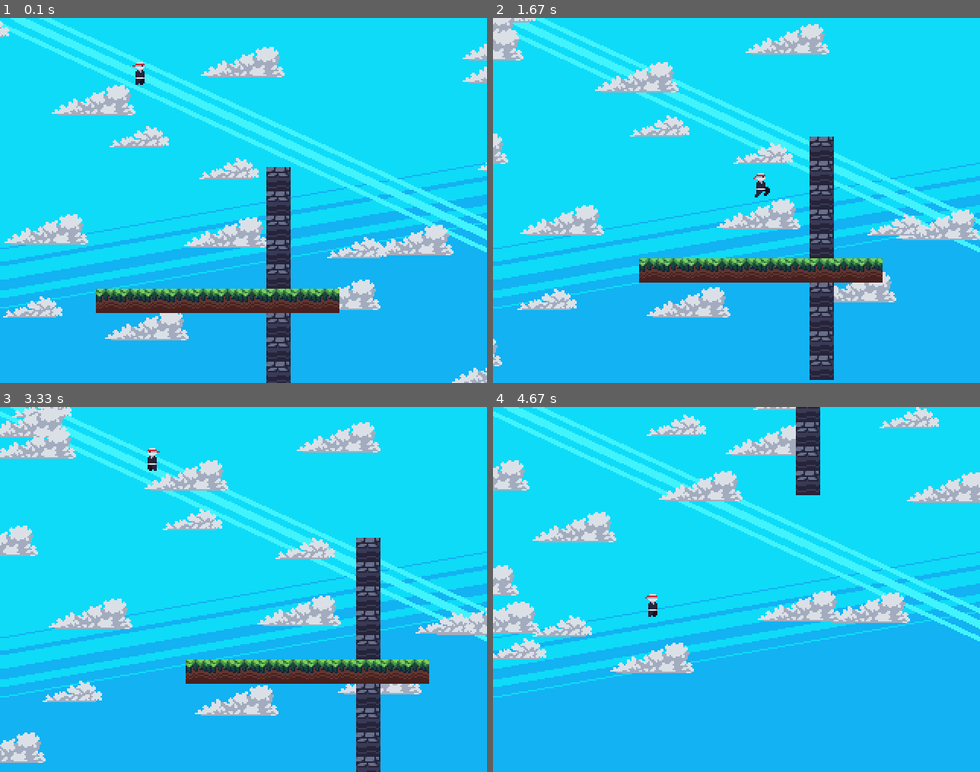
Above: before the commit, frames 1-4 (two rows, left to right).
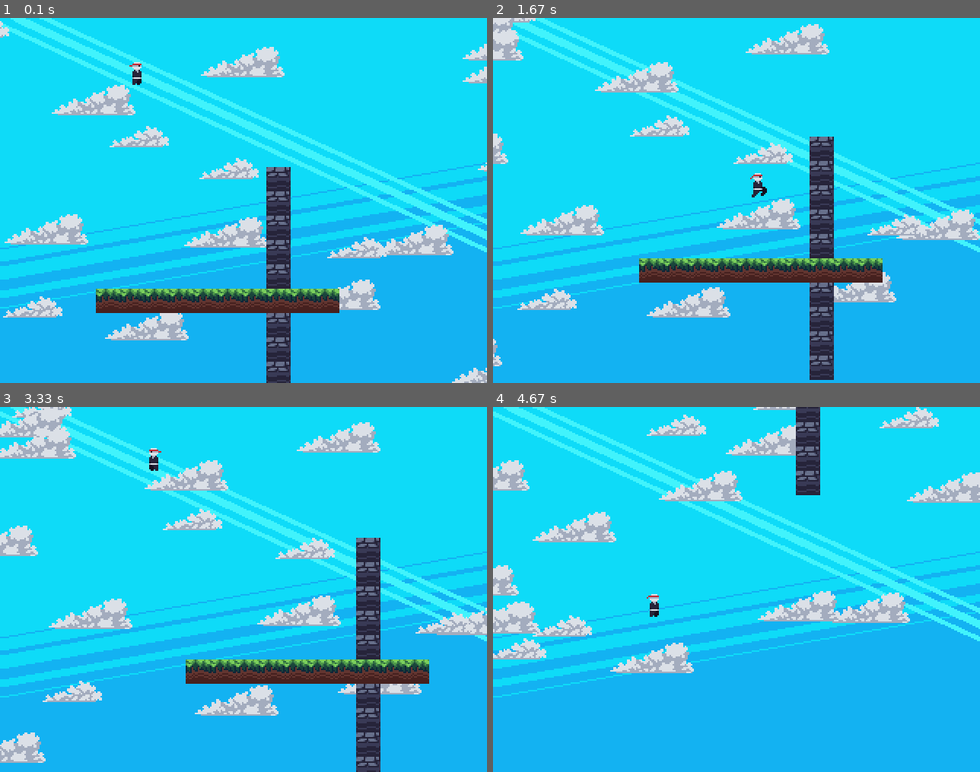
Above: after the commit, the same moments.

Repository: E-m-i-n-e-n-c-e/Ninja-Game-Using-Pygame
Game: pygame game, started from +game.py
Two runs of this game, one before a commit and one after it. Both use one fixed random seed, a clock stepped at 60 frames per second and the inputs below.
Inputs:
- Up to frame 1 (0.1 s): no input
- Up to frame 2 (1.67 s): tap A at 0.33 s; hold Right 0.67-1.13 s; tap Space at 0.73, 1.03, 1.23, 1.57 s; hold Up 1.17-1.47 s; hold Right from 1.5 s (still down)
- Up to frame 3 (3.33 s): tap Space at 1.87, 2.07, 2.37, 2.63, 2.97, 3.27 s; release Right at 1.97 s; hold Left 2-2.53 s; hold Down 2.57-2.87 s; hold Left 2.9-3.3 s
- Up to frame 4 (4.67 s): hold Up 3.33-3.7 s; tap Space at 3.4, 3.8, 4.1, 4.47 s; hold Right 3.73-4.37 s; hold Up from 4.4 s (still down)

The runs differ from the first frame. In frame 1, 0.1% of the frame differs, in the area x 26-30%, y 12-19%; in frame 2, 0.1%, in the area x 52-57%, y 42-50%; in frame 3, less than 0.1%; in frame 4, less than 0.1%.

Commit message:
Fixed anim_ offset glitch

Diff:
--- a/scripts/entities.py
+++ b/scripts/entities.py
@@ -25,9 +25,9 @@
             self.animation=self.game.assets[self.type+'/'+self.action].copy()
             if(action=='idle'):
                 if(self.flip):
-                    self.anim_offset[0]-=1.1
+                    self.anim_offset[0]=-3.1
                 else:
-                    self.anim_offset[0]+=2
+                    self.anim_offset[0]=-2
 
 
 
@@ -157,7 +157,7 @@
             if(self.collisions['DOWN']):
                 self.airtime=0
             if(self.airtime>1):
-                if(movement[0]!=0):
+                if(self.frame_movement[0]!=0):
                     self.set_action('jump')
                     if( self.collisions['RIGHT']):
                         self.anim_offset[0]=-4.5
